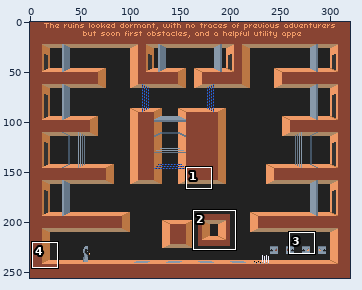
Two versions of one sprite sheet, _res/tiles_mockup.png. The first picture is a wide view before the edit; the outline marks the close-up.
Close-up. Before the edit:
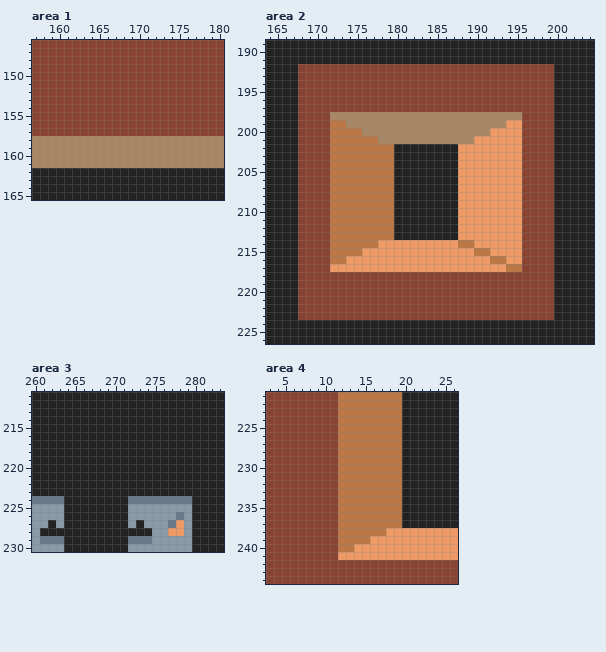
The file is 320x256 pixels. Shown: area 1: x 157..180, y 146..165; area 2: x 164..204, y 189..226; area 3: x 260..283, y 211..230; area 4: x 3..26, y 221..244. The commit also changed other parts of the picture, which this record leaves out.
After the commit:
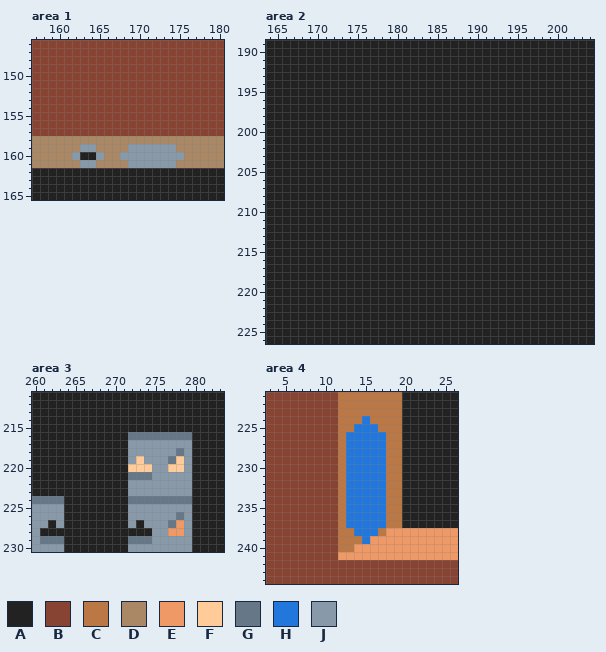
Palette (. is transparent): A #222222  B #884433  C #bb7744  D #aa8866  E #ee9966  F #ffcc99  G #667788  H #2277dd  J #8899aa
The edit:
--- area 1
@@ x 157..180 @@
 158 DDDDDDDDDDDDDDDDDDDDDDDD
-159 DDDDDDDDDDDDDDDDDDDDDDDD
-160 DDDDDDDDDDDDDDDDDDDDDDDD
-161 DDDDDDDDDDDDDDDDDDDDDDDD
+159 DDDDDDJJDDDDJJJJJJDDDDDD
+160 DDDDDJAAJDDJJJJJJJJDDDDD
+161 DDDDDDJJDDDDJJJJJJDDDDDD
 162 AAAAAAAAAAAAAAAAAAAAAAAA
--- area 2
@@ x 164..204 @@
 191 AAAAAAAAAAAAAAAAAAAAAAAAAAAAAAAAAAAAAAAAA
-192 AAAABBBBBBBBBBBBBBBBBBBBBBBBBBBBBBBBAAAAA
-193 AAAABBBBBBBBBBBBBBBBBBBBBBBBBBBBBBBBAAAAA
-194 AAAABBBBBBBBBBBBBBBBBBBBBBBBBBBBBBBBAAAAA
-195 AAAABBBBBBBBBBBBBBBBBBBBBBBBBBBBBBBBAAAAA
-196 AAAABBBBBBBBBBBBBBBBBBBBBBBBBBBBBBBBAAAAA
-197 AAAABBBBBBBBBBBBBBBBBBBBBBBBBBBBBBBBAAAAA
-198 AAAABBBBDDDDDDDDDDDDDDDDDDDDDDDDBBBBAAAAA
-199 AAAABBBBCCDDDDDDDDDDDDDDDDDDDDEEBBBBAAAAA
-200 AAAABBBBCCCCDDDDDDDDDDDDDDDDEEEEBBBBAAAAA
-201 AAAABBBBCCCCCCDDDDDDDDDDDDEEEEEEBBBBAAAAA
-202 AAAABBBBCCCCCCCCAAAAAAAAEEEEEEEEBBBBAAAAA
-203 AAAABBBBCCCCCCCCAAAAAAAAEEEEEEEEBBBBAAAAA
-204 AAAABBBBCCCCCCCCAAAAAAAAEEEEEEEEBBBBAAAAA
-205 AAAABBBBCCCCCCCCAAAAAAAAEEEEEEEEBBBBAAAAA
-206 AAAABBBBCCCCCCCCAAAAAAAAEEEEEEEEBBBBAAAAA
-207 AAAABBBBCCCCCCCCAAAAAAAAEEEEEEEEBBBBAAAAA
-208 AAAABBBBCCCCCCCCAAAAAAAAEEEEEEEEBBBBAAAAA
-209 AAAABBBBCCCCCCCCAAAAAAAAEEEEEEEEBBBBAAAAA
-210 AAAABBBBCCCCCCCCAAAAAAAAEEEEEEEEBBBBAAAAA
-211 AAAABBBBCCCCCCCCAAAAAAAAEEEEEEEEBBBBAAAAA
-212 AAAABBBBCCCCCCCCAAAAAAAAEEEEEEEEBBBBAAAAA
-213 AAAABBBBCCCCCCCCAAAAAAAAEEEEEEEEBBBBAAAAA
-214 AAAABBBBCCCCCCEEEEEEEEEECCEEEEEEBBBBAAAAA
-215 AAAABBBBCCCCEEEEEEEEEEEEEECCEEEEBBBBAAAAA
-216 AAAABBBBCCEEEEEEEEEEEEEEEEEECCEEBBBBAAAAA
-217 AAAABBBBEEEEEEEEEEEEEEEEEEEEEECCBBBBAAAAA
-218 AAAABBBBBBBBBBBBBBBBBBBBBBBBBBBBBBBBAAAAA
-219 AAAABBBBBBBBBBBBBBBBBBBBBBBBBBBBBBBBAAAAA
-220 AAAABBBBBBBBBBBBBBBBBBBBBBBBBBBBBBBBAAAAA
-221 AAAABBBBBBBBBBBBBBBBBBBBBBBBBBBBBBBBAAAAA
-222 AAAABBBBBBBBBBBBBBBBBBBBBBBBBBBBBBBBAAAAA
-223 AAAABBBBBBBBBBBBBBBBBBBBBBBBBBBBBBBBAAAAA
+192 AAAAAAAAAAAAAAAAAAAAAAAAAAAAAAAAAAAAAAAAA
+193 AAAAAAAAAAAAAAAAAAAAAAAAAAAAAAAAAAAAAAAAA
+194 AAAAAAAAAAAAAAAAAAAAAAAAAAAAAAAAAAAAAAAAA
+195 AAAAAAAAAAAAAAAAAAAAAAAAAAAAAAAAAAAAAAAAA
+196 AAAAAAAAAAAAAAAAAAAAAAAAAAAAAAAAAAAAAAAAA
+197 AAAAAAAAAAAAAAAAAAAAAAAAAAAAAAAAAAAAAAAAA
+198 AAAAAAAAAAAAAAAAAAAAAAAAAAAAAAAAAAAAAAAAA
+199 AAAAAAAAAAAAAAAAAAAAAAAAAAAAAAAAAAAAAAAAA
+200 AAAAAAAAAAAAAAAAAAAAAAAAAAAAAAAAAAAAAAAAA
+201 AAAAAAAAAAAAAAAAAAAAAAAAAAAAAAAAAAAAAAAAA
+202 AAAAAAAAAAAAAAAAAAAAAAAAAAAAAAAAAAAAAAAAA
+203 AAAAAAAAAAAAAAAAAAAAAAAAAAAAAAAAAAAAAAAAA
+204 AAAAAAAAAAAAAAAAAAAAAAAAAAAAAAAAAAAAAAAAA
+205 AAAAAAAAAAAAAAAAAAAAAAAAAAAAAAAAAAAAAAAAA
+206 AAAAAAAAAAAAAAAAAAAAAAAAAAAAAAAAAAAAAAAAA
+207 AAAAAAAAAAAAAAAAAAAAAAAAAAAAAAAAAAAAAAAAA
+208 AAAAAAAAAAAAAAAAAAAAAAAAAAAAAAAAAAAAAAAAA
+209 AAAAAAAAAAAAAAAAAAAAAAAAAAAAAAAAAAAAAAAAA
+210 AAAAAAAAAAAAAAAAAAAAAAAAAAAAAAAAAAAAAAAAA
+211 AAAAAAAAAAAAAAAAAAAAAAAAAAAAAAAAAAAAAAAAA
+212 AAAAAAAAAAAAAAAAAAAAAAAAAAAAAAAAAAAAAAAAA
+213 AAAAAAAAAAAAAAAAAAAAAAAAAAAAAAAAAAAAAAAAA
+214 AAAAAAAAAAAAAAAAAAAAAAAAAAAAAAAAAAAAAAAAA
+215 AAAAAAAAAAAAAAAAAAAAAAAAAAAAAAAAAAAAAAAAA
+216 AAAAAAAAAAAAAAAAAAAAAAAAAAAAAAAAAAAAAAAAA
+217 AAAAAAAAAAAAAAAAAAAAAAAAAAAAAAAAAAAAAAAAA
+218 AAAAAAAAAAAAAAAAAAAAAAAAAAAAAAAAAAAAAAAAA
+219 AAAAAAAAAAAAAAAAAAAAAAAAAAAAAAAAAAAAAAAAA
+220 AAAAAAAAAAAAAAAAAAAAAAAAAAAAAAAAAAAAAAAAA
+221 AAAAAAAAAAAAAAAAAAAAAAAAAAAAAAAAAAAAAAAAA
+222 AAAAAAAAAAAAAAAAAAAAAAAAAAAAAAAAAAAAAAAAA
+223 AAAAAAAAAAAAAAAAAAAAAAAAAAAAAAAAAAAAAAAAA
 224 AAAAAAAAAAAAAAAAAAAAAAAAAAAAAAAAAAAAAAAAA
--- area 3
@@ x 270..281 @@
 215 AAAAAAAAAAAA
-216 AAAAAAAAAAAA
-217 AAAAAAAAAAAA
-218 AAAAAAAAAAAA
-219 AAAAAAAAAAAA
-220 AAAAAAAAAAAA
-221 AAAAAAAAAAAA
-222 AAAAAAAAAAAA
-223 AAAAAAAAAAAA
+216 AAGGGGGGGGAA
+217 AAJJJJJJJJAA
+218 AAJJJJJJGJAA
+219 AAJFJJJGFJAA
+220 AAFFFJJFFJAA
+221 AAGGGJJJJJAA
+222 AAJJJJJJJJAA
+223 AAJJJJJJJJAA
 224 AAGGGGGGGGAA
--- area 4
@@ x 11..19 @@
 223 BCCCCCCCC
-224 BCCCCCCCC
-225 BCCCCCCCC
-226 BCCCCCCCC
-227 BCCCCCCCC
-228 BCCCCCCCC
-229 BCCCCCCCC
-230 BCCCCCCCC
-231 BCCCCCCCC
-232 BCCCCCCCC
-233 BCCCCCCCC
-234 BCCCCCCCC
-235 BCCCCCCCC
-236 BCCCCCCCC
-237 BCCCCCCCC
-238 BCCCCCCEE
-239 BCCCCEEEE
+224 BCCCHCCCC
+225 BCCHHHCCC
+226 BCHHHHHCC
+227 BCHHHHHCC
+228 BCHHHHHCC
+229 BCHHHHHCC
+230 BCHHHHHCC
+231 BCHHHHHCC
+232 BCHHHHHCC
+233 BCHHHHHCC
+234 BCHHHHHCC
+235 BCHHHHHCC
+236 BCHHHHHCC
+237 BCHHHHHCC
+238 BCCHHHCEE
+239 BCCCHEEEE
 240 BCCEEEEEE
Pixel boxes of the changes (left, top, right, bottom) in both close-ups:
changed: (72, 144, 184, 168)
changed: (298, 64, 554, 320)
changed: (128, 432, 192, 496)
changed: (346, 416, 386, 544)
